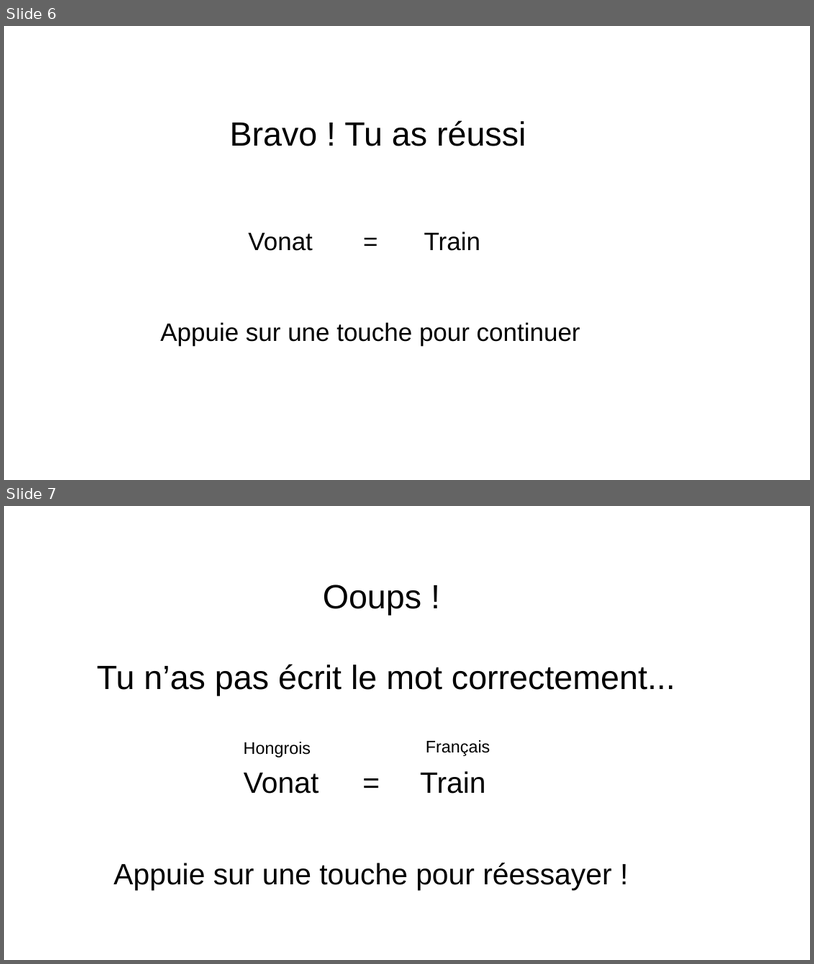
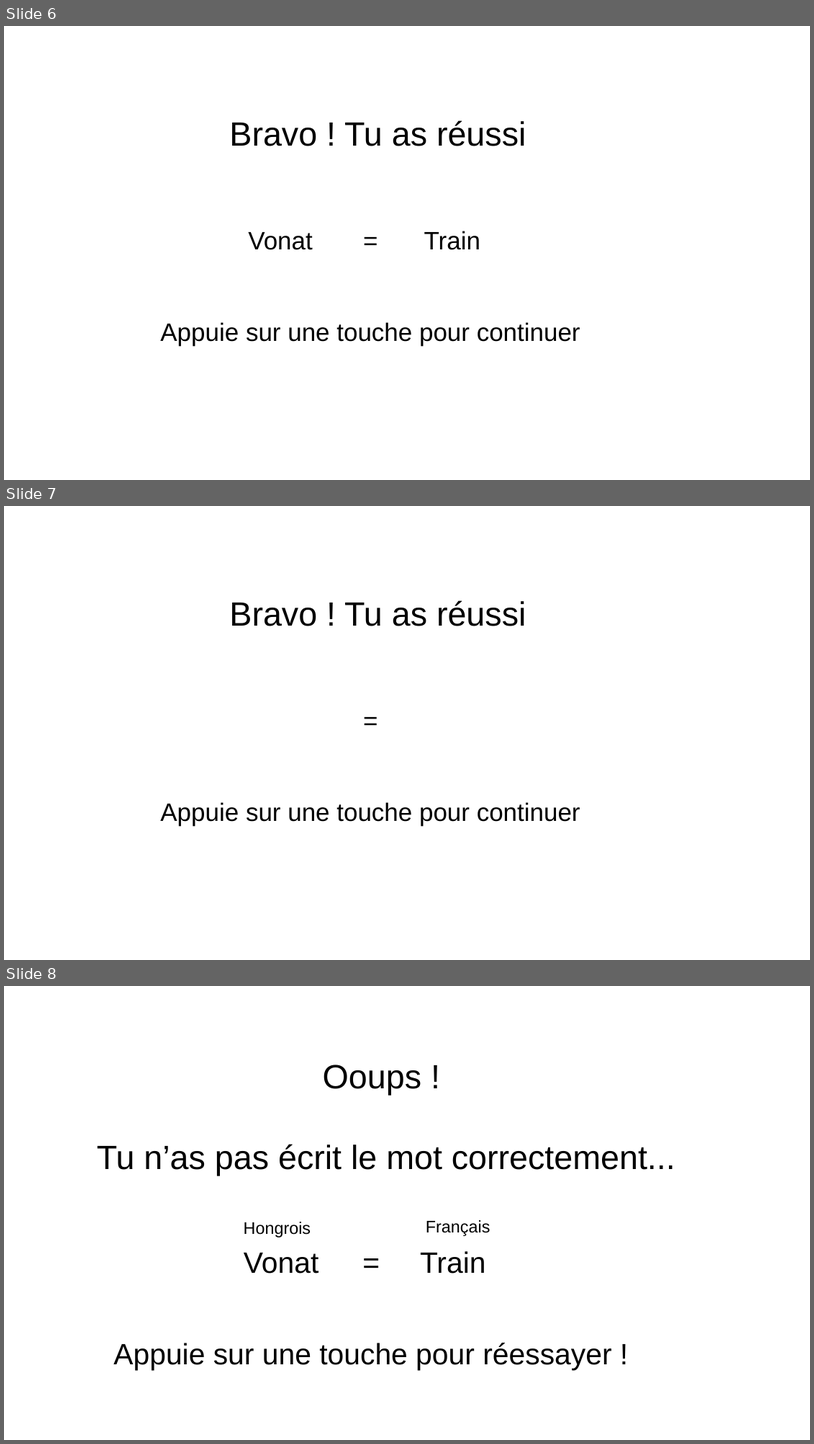
Before and after one commit to AlessandroCuozzo/Psycho, a slide deck: images/Images NEW.pptx. Shown one above the other, each under a label of ours: slides 6 and 7 before the commit, slides 6, 7 and 8 after it. The pictures are 814x964 and 814x1444 pixels, drawn with LibreOffice and Linux fonts; fonts in the diff are those of the drawing. Boxes give left, top, right and bottom in pixels: in the first picture for what was removed or moved away, otherwise in the second. Text is boxed around its words. In the diff, an @@ line names an element or a change of style, - is before the commit and + after.

```diff
--- a/images/Images NEW.pptx
+++ b/images/Images NEW.pptx
@@ slide 7 added at [4, 506, 810, 960], background #FFFFFF @@
@@ text added at [229, 600, 526, 626], 40 pt, text #000000 @@
+Bravo ! Tu as réussi
@@ text added at [358, 702, 384, 739], 30 pt, text #000000 @@
+=
@@ text added at [160, 802, 581, 826], 30 pt, text #000000 @@
+Appuie sur une touche pour continuer
@@ what was slide 7 is now slide 8 @@
```
Also in this commit, not shown: 1 other slide added, 5 other files.
